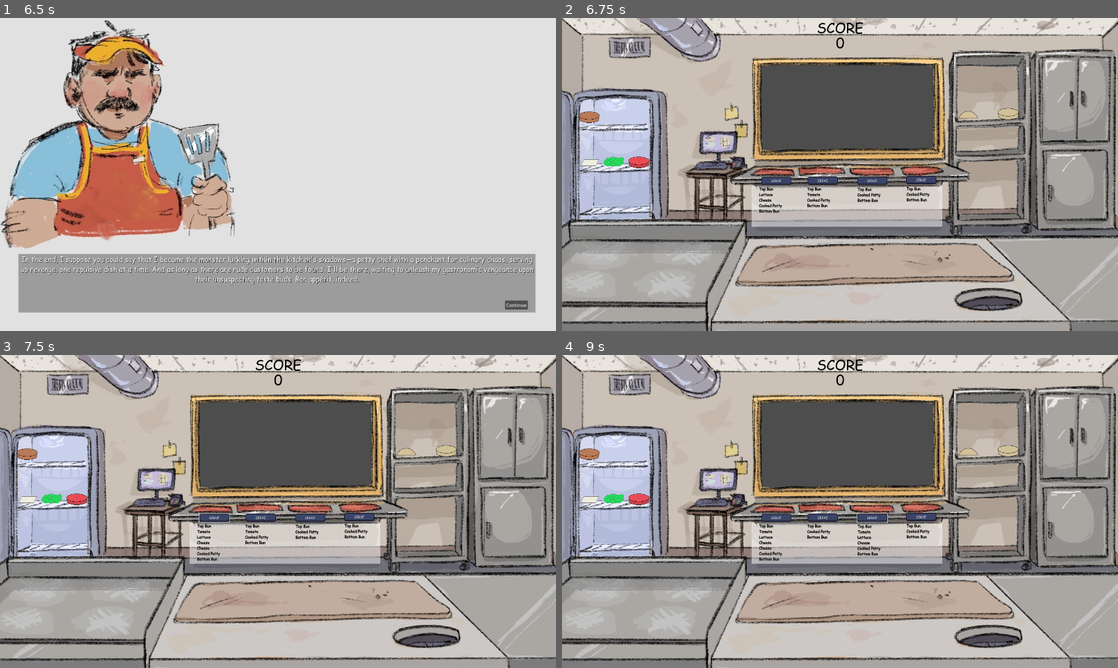
Above: before the commit, frames 1-4 (two rows, left to right).
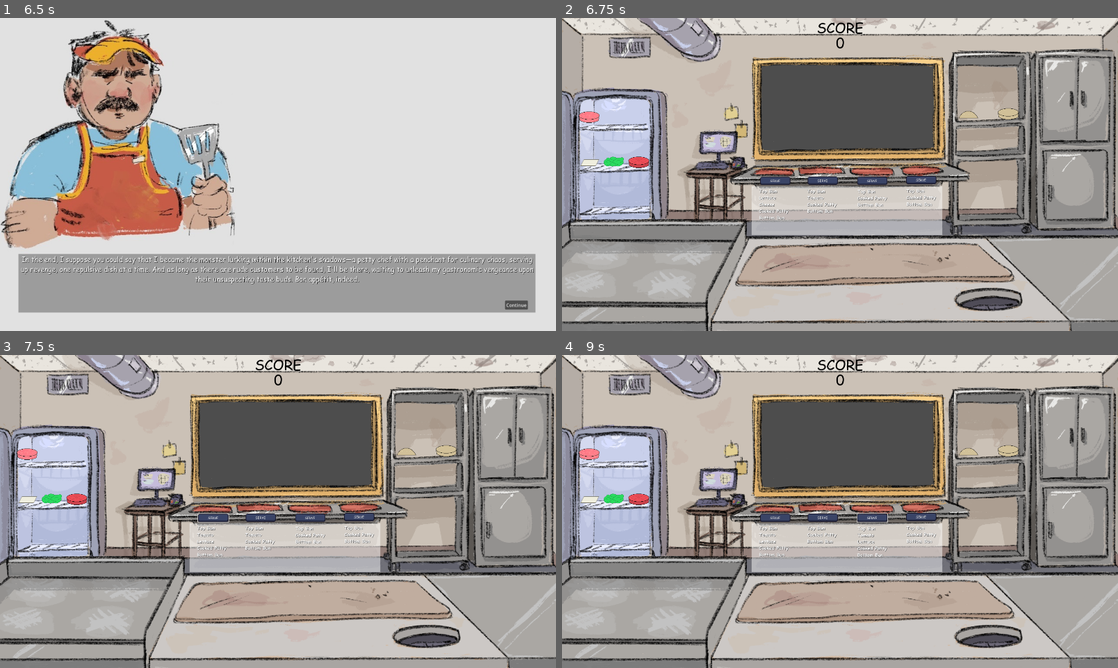
Above: after the commit, the same moments.

Repository: JaymesTMorris/The-Customer-Is-Always-Right
Game: Godot game, scene res://Scenes/main_menu.tscn
Two runs of this game, one before a commit and one after it. Both use one fixed random seed, a clock stepped at 60 frames per second and the inputs below.
Inputs (mouse positions are in pixels of both pictures, inside the frame that each line leads up to):
- Up to frame 1 (6.5 s): click "Play" at 0.5 s; click (144, 174) at 1.25 s; click "Next" at 2 s; click "Next" at 2.75 s; click "Next" at 3.5 s; tap Enter at 4.25, 5.75 s; move the mouse to (400, 158) at 4.27 s; press the mouse at (400, 158) at 4.28 s; tap Space at 5 s; move the mouse to (166, 190) at 5.02 s; release the mouse at (166, 190) at 5.03 s; click (166, 190) at 5.1 s; move the mouse to (333, 105) at 5.77 s; press the mouse at (333, 105) at 5.78 s
- Up to frame 2 (6.75 s): release the mouse at (895, 105) at 6.5 s; click "Continue" at 6.5 s
- Up to frame 3 (7.5 s): click "SERVE" at 7.25 s
- Up to frame 4 (9 s): click "SERVE" at 8 s; click "SERVE" at 8.75 s

Frame 1 is identical in both runs. In frame 2, 1.7% of the frame differs, in the area x 3-69%, y 30-70%; in frame 3, 1.8%; in frame 4, 1.8%.

Commit message:
Update beef_patty.tscn
- Add raw beef patty image

Diff:
--- a/Prefabs/Burger/beef_patty.tscn
+++ b/Prefabs/Burger/beef_patty.tscn
@@ -2,7 +2,7 @@
 
 [ext_resource type="Script" path="res://Scripts/food.gd" id="1_klaoi"]
 [ext_resource type="Shader" path="res://Shaders/outline.gdshader" id="2_224bx"]
-[ext_resource type="Texture2D" uid="uid://c2wcb1q07gu1a" path="res://Images/Food/SimpleSprites/BeefPatty.png" id="3_lgps3"]
+[ext_resource type="Texture2D" uid="uid://bv47225i1yxa7" path="res://Images/Food/SimpleSprites/RawBeefPatty.png" id="3_nhq4r"]
 
 [sub_resource type="ShaderMaterial" id="ShaderMaterial_rgeuv"]
 shader = ExtResource("2_224bx")
@@ -13,7 +13,7 @@
 [sub_resource type="RectangleShape2D" id="RectangleShape2D_lvkjh"]
 size = Vector2(32, 32)
 
-[node name="CookedBeefPatty" type="Node2D"]
+[node name="BeefPatty" type="Node2D"]
 scale = Vector2(2, 2)
 script = ExtResource("1_klaoi")
 
@@ -21,7 +21,7 @@
 material = SubResource("ShaderMaterial_rgeuv")
 position = Vector2(4.76837e-07, 4.76837e-07)
 scale = Vector2(0.4, 0.4)
-texture = ExtResource("3_lgps3")
+texture = ExtResource("3_nhq4r")
 
 [node name="Area2D" type="Area2D" parent="."]
 
--- a/Scenes/game.tscn
+++ b/Scenes/game.tscn
@@ -1,10 +1,11 @@
-[gd_scene load_steps=15 format=3 uid="uid://b4oafrvpbf7nx"]
+[gd_scene load_steps=16 format=3 uid="uid://b4oafrvpbf7nx"]
 
 [ext_resource type="PackedScene" uid="uid://bxwn6nkhv5kys" path="res://Prefabs/item_slot.tscn" id="1_maf3u"]
 [ext_resource type="Texture2D" uid="uid://we5lb2c8tg11" path="res://Images/KitchenBackground.png" id="1_mf0fh"]
 [ext_resource type="PackedScene" uid="uid://dsabvxd1jxg2w" path="res://Prefabs/Burger/cheese.tscn" id="3_jpuij"]
 [ext_resource type="PackedScene" uid="uid://2iutkhiiqh1x" path="res://Prefabs/Burger/lettuce.tscn" id="4_j44t4"]
 [ext_resource type="PackedScene" uid="uid://dotc37sleiqnw" path="res://Prefabs/Burger/tomato.tscn" id="5_27kjg"]
+[ext_resource type="FontFile" uid="uid://djbbywa50mfgv" path="res://Fonts/Comic Sans MS/COMICBD.TTF" id="5_pxhw1"]
 [ext_resource type="PackedScene" uid="uid://c7qj0k5ruoe13" path="res://Prefabs/Burger/beef_patty.tscn" id="6_vshen"]
 [ext_resource type="PackedScene" uid="uid://tf8b8ha3nly8" path="res://Prefabs/Burger/bun_bottom.tscn" id="7_1rqiq"]
 [ext_resource type="PackedScene" uid="uid://b5b0vot3w4250" path="res://Prefabs/Burger/bun_top.tscn" id="8_e0ye7"]
@@ -47,29 +48,29 @@
 scale = Vector2(4, 1.5)
 
 [node name="Plate0" parent="." groups=["plate"] instance=ExtResource("1_maf3u")]
-position = Vector2(742, 527)
-scale = Vector2(2.39, 0.865)
+position = Vector2(737, 527)
+scale = Vector2(1.98, 0.865)
 
 [node name="Plate1" parent="." groups=["plate"] instance=ExtResource("1_maf3u")]
 position = Vector2(898, 527)
-scale = Vector2(2.39, 0.865)
+scale = Vector2(1.98, 0.865)
 
 [node name="Plate2" parent="." groups=["plate"] instance=ExtResource("1_maf3u")]
 position = Vector2(1071, 527)
-scale = Vector2(2.39, 0.865)
+scale = Vector2(1.98, 0.865)
 
 [node name="Plate3" parent="." groups=["plate"] instance=ExtResource("1_maf3u")]
 position = Vector2(1241, 524)
-scale = Vector2(2.39, 0.865)
+scale = Vector2(1.98, 0.865)
 
 [node name="Trash" parent="." groups=["trash"] instance=ExtResource("1_maf3u")]
 position = Vector2(1477, 974)
 scale = Vector2(5, 2.28)
 
 [node name="ServeButton00" type="Button" parent="."]
-offset_left = 688.0
+offset_left = 684.0
 offset_top = 548.0
-offset_right = 793.0
+offset_right = 789.0
 offset_bottom = 577.0
 theme_override_fonts/font = ExtResource("9_au3vr")
 theme_override_font_sizes/font_size = 11
@@ -119,50 +120,54 @@
 offset_left = 655.0
 offset_top = 580.0
 offset_right = 1314.0
-offset_bottom = 721.0
+offset_bottom = 749.0
 
 [node name="OrderLabel0" type="RichTextLabel" parent="."]
 offset_left = 680.0
-offset_top = 580.0
+offset_top = 585.0
 offset_right = 786.0
-offset_bottom = 747.0
-theme_override_colors/default_color = Color(0, 0, 0, 1)
-theme_override_colors/font_shadow_color = Color(0.317647, 0.317647, 0.317647, 1)
-theme_override_fonts/normal_font = ExtResource("9_au3vr")
-theme_override_font_sizes/normal_font_size = 13
+offset_bottom = 752.0
+theme_override_colors/default_color = Color(1, 1, 1, 1)
+theme_override_colors/font_shadow_color = Color(0.317647, 0.317647, 0.317647, 1)
+theme_override_colors/font_outline_color = Color(0, 0, 0, 1)
+theme_override_fonts/normal_font = ExtResource("5_pxhw1")
+theme_override_font_sizes/normal_font_size = 16
 bbcode_enabled = true
 
 [node name="OrderLabel1" type="RichTextLabel" parent="."]
 offset_left = 846.0
-offset_top = 580.0
+offset_top = 585.0
 offset_right = 952.0
-offset_bottom = 741.0
-theme_override_colors/default_color = Color(0, 0, 0, 1)
-theme_override_colors/font_shadow_color = Color(0.317647, 0.317647, 0.317647, 1)
-theme_override_fonts/normal_font = ExtResource("9_au3vr")
-theme_override_font_sizes/normal_font_size = 13
+offset_bottom = 746.0
+theme_override_colors/default_color = Color(1, 1, 1, 1)
+theme_override_colors/font_shadow_color = Color(0.317647, 0.317647, 0.317647, 1)
+theme_override_colors/font_outline_color = Color(0, 0, 0, 1)
+theme_override_fonts/normal_font = ExtResource("5_pxhw1")
+theme_override_font_sizes/normal_font_size = 16
 bbcode_enabled = true
 
 [node name="OrderLabel2" type="RichTextLabel" parent="."]
 offset_left = 1020.0
-offset_top = 581.0
+offset_top = 586.0
 offset_right = 1126.0
-offset_bottom = 749.0
-theme_override_colors/default_color = Color(0, 0, 0, 1)
-theme_override_colors/font_shadow_color = Color(0.317647, 0.317647, 0.317647, 1)
-theme_override_fonts/normal_font = ExtResource("9_au3vr")
-theme_override_font_sizes/normal_font_size = 13
+offset_bottom = 754.0
+theme_override_colors/default_color = Color(1, 1, 1, 1)
+theme_override_colors/font_shadow_color = Color(0.317647, 0.317647, 0.317647, 1)
+theme_override_colors/font_outline_color = Color(0, 0, 0, 1)
+theme_override_fonts/normal_font = ExtResource("5_pxhw1")
+theme_override_font_sizes/normal_font_size = 16
 bbcode_enabled = true
 
 [node name="OrderLabel3" type="RichTextLabel" parent="."]
 offset_left = 1189.0
-offset_top = 579.0
+offset_top = 584.0
 offset_right = 1295.0
-offset_bottom = 750.0
-theme_override_colors/default_color = Color(0, 0, 0, 1)
-theme_override_colors/font_shadow_color = Color(0.317647, 0.317647, 0.317647, 1)
-theme_override_fonts/normal_font = ExtResource("9_au3vr")
-theme_override_font_sizes/normal_font_size = 13
+offset_bottom = 755.0
+theme_override_colors/default_color = Color(1, 1, 1, 1)
+theme_override_colors/font_shadow_color = Color(0.317647, 0.317647, 0.317647, 1)
+theme_override_colors/font_outline_color = Color(0, 0, 0, 1)
+theme_override_fonts/normal_font = ExtResource("5_pxhw1")
+theme_override_font_sizes/normal_font_size = 16
 bbcode_enabled = true
 
 [node name="OrderGenerator" type="Node" parent="."]
@@ -189,7 +194,7 @@
 bbcode_enabled = true
 text = "[center]SCORE[/center]"
 
-[node name="CookedBeefPatty" parent="." instance=ExtResource("6_vshen")]
+[node name="BeefPatty" parent="." instance=ExtResource("6_vshen")]
 position = Vector2(94, 343)
 scale = Vector2(2.34832, 2.308)
 
--- a/Scripts/burger_order_generator.gd
+++ b/Scripts/burger_order_generator.gd
@@ -32,20 +32,19 @@
 	var good_ingredients = []
 	var current_ingredients_on_burger = 3 # Burgers are always have 2 buns and 1 patty
 
-	while current_ingredients_on_burger < 5:
-		if randi() % 2 == 0: # 50% for burger to have Tomato
-			good_ingredients.append("Tomato")
-			current_ingredients_on_burger += 1
-		if randi() % 2 == 0: # 50% for burger to have Lettuce
-			good_ingredients.append("Lettuce")
-			current_ingredients_on_burger += 1
-		if randi() % 2 == 0: # 50% for burger to have Cheese
-			good_ingredients.append("Cheese")
-			current_ingredients_on_burger += 1
-		if randi() % 2 == 0: # 50% for burger to have Cheese (or extra cheese)
-			good_ingredients.append("Cheese")
-			current_ingredients_on_burger += 1
-		break
+	if randi() % 2 == 0: # 50% for burger to have Tomato
+		good_ingredients.append("Tomato")
+		current_ingredients_on_burger += 1
+	if randi() % 2 == 0: # 50% for burger to have Lettuce
+		good_ingredients.append("Lettuce")
+		current_ingredients_on_burger += 1
+	if randi() % 2 == 0 && current_ingredients_on_burger < 5: # 50% for burger to have Cheese
+		good_ingredients.append("Cheese")
+		current_ingredients_on_burger += 1
+	if randi() % 2 == 0 && current_ingredients_on_burger < 5: # 50% for burger to have Cheese (or extra cheese)
+		good_ingredients.append("Cheese")
+		current_ingredients_on_burger += 1
+	print()
 
 	return good_ingredients
 
--- a/Scripts/food.gd
+++ b/Scripts/food.gd
@@ -80,7 +80,7 @@
 
 func place_in_slot():
 	if hovered_item_slot.is_in_group("plate"):
-		if hovered_item_slot.items_in_slot.size() < 6:
+		if hovered_item_slot.items_in_slot.size() <= 6:
 			hovered_item_slot.items_in_slot.append(self)
 			offset_ingredients()
 		else:
Binary file added: Images/Food/SimpleSprites/RawBeefPatty.png
Not shown, added: Images/Food/SimpleSprites/RawBeefPatty.png.import
